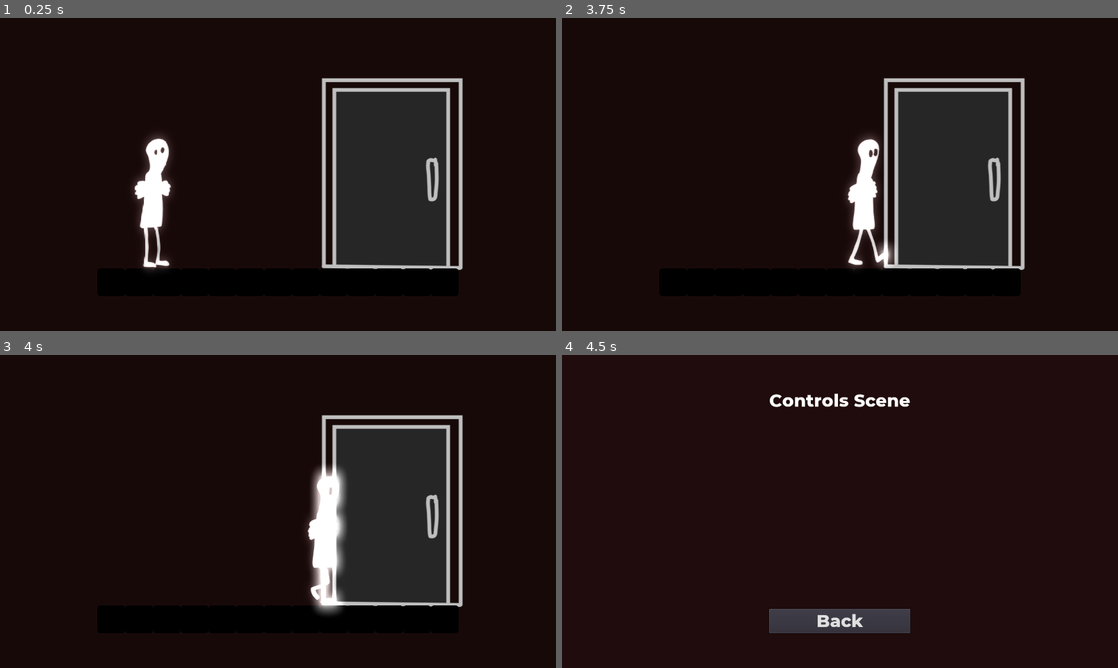
Above: before the commit, frames 1-4 (two rows, left to right).
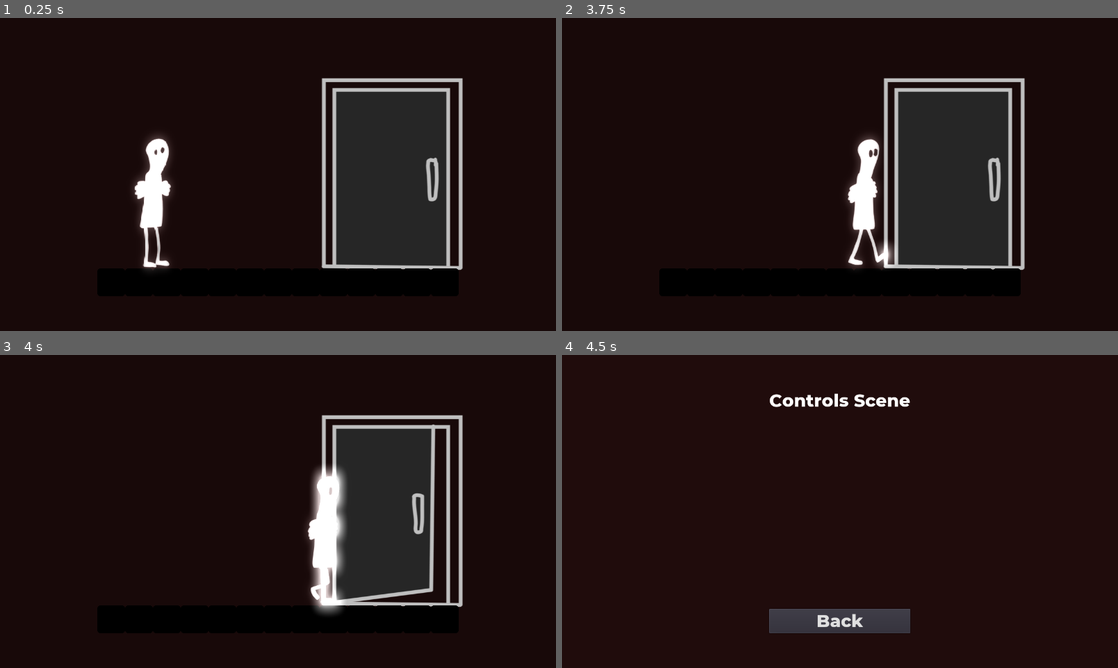
Above: after the commit, the same moments.

Repository: Hexadoon/phobia
Game: Godot game, scene res://character/World.tscn
Same seed, same stepped clock (60 frames per second), same inputs: the game is played once before the commit and once after it. This scene is started directly instead of the project's main scene. The engine's default icon, where the game draws it, is replaced by a stand-in: a white triangle on a blue panel in a dark square.
Inputs:
- Up to frame 1 (0.25 s): no input
- Up to frame 2 (3.75 s): tap Enter (ui_accept) at 0.5, 0.77, 1.52, 3.02 s; hold Right (ui_right) 0.53-2.03 s; hold Left (ui_left) 2.03-2.78 s; hold Right (ui_right) from 2.78 s (still down)
- Up to frame 3 (4 s): keep holding Right (ui_right); tap Enter (ui_accept) at 3.77 s
- Up to frame 4 (4.5 s): tap Escape (ui_cancel) at 4.15 s; release Right (ui_right) at 4.25 s; click "Controls" at 4.25 s

Frames 1-2 are identical in both runs. In frame 3, 2.3% of the frame differs, in the area x 60-81%, y 22-80%; in frame 4, nothing differs.

Commit message:
Made character its own reusable scene

Diff:
--- a/buttons/Controls Button.tscn
+++ b/buttons/Controls Button.tscn
@@ -1,6 +1,7 @@
 [gd_scene load_steps=2 format=2]
 
-[ext_resource path="res://buttons/Default Button.tscn" type="PackedScene" id=1]
+[ext_resource path="res://buttons/Default Button/Default Button.tscn" type="PackedScene" id=1]
+
 
 [node name="Controls Button" instance=ExtResource( 1 )]
 
--- a/buttons/Default Button.tscn
+++ b/buttons/Default Button/Default Button.tscn
@@ -1,7 +1,8 @@
 [gd_scene load_steps=4 format=2]
 
 [ext_resource path="res://fonts/Montserrat-ExtraBold.ttf" type="DynamicFontData" id=1]
-[ext_resource path="res://buttons/Default Button.gd" type="Script" id=2]
+[ext_resource path="res://buttons/Default Button/Default Button.gd" type="Script" id=2]
+
 
 [sub_resource type="DynamicFont" id=1]
 size = 38
--- a/buttons/Exit To Menu Button.tscn
+++ b/buttons/Exit To Menu Button.tscn
@@ -1,6 +1,7 @@
 [gd_scene load_steps=2 format=2]
 
-[ext_resource path="res://buttons/Default Button.tscn" type="PackedScene" id=1]
+[ext_resource path="res://buttons/Default Button/Default Button.tscn" type="PackedScene" id=1]
+
 
 [node name="Exit To Menu Button" instance=ExtResource( 1 )]
 
--- a/buttons/New Game Button.tscn
+++ b/buttons/New Game Button.tscn
@@ -1,6 +1,7 @@
 [gd_scene load_steps=2 format=2]
 
-[ext_resource path="res://buttons/Default Button.tscn" type="PackedScene" id=1]
+[ext_resource path="res://buttons/Default Button/Default Button.tscn" type="PackedScene" id=1]
+
 
 [node name="New Game Button" instance=ExtResource( 1 )]
 
--- a/buttons/Pause Screen Controls.tscn
+++ b/buttons/Pause Screen Controls.tscn
@@ -1,6 +1,7 @@
 [gd_scene load_steps=2 format=2]
 
-[ext_resource path="res://buttons/Default Button.tscn" type="PackedScene" id=1]
+[ext_resource path="res://buttons/Default Button/Default Button.tscn" type="PackedScene" id=1]
+
 
 [node name="Pause Screen Controls" instance=ExtResource( 1 )]
 margin_right = 992.0
--- a/buttons/Quit Button.tscn
+++ b/buttons/Quit Button.tscn
@@ -1,6 +1,7 @@
 [gd_scene load_steps=2 format=2]
 
-[ext_resource path="res://buttons/Default Button.tscn" type="PackedScene" id=1]
+[ext_resource path="res://buttons/Default Button/Default Button.tscn" type="PackedScene" id=1]
+
 
 [node name="Quit Button" instance=ExtResource( 1 )]
 
--- a/buttons/Resume Button.tscn
+++ b/buttons/Resume Button.tscn
@@ -1,6 +1,7 @@
 [gd_scene load_steps=2 format=2]
 
-[ext_resource path="res://buttons/Default Button.tscn" type="PackedScene" id=1]
+[ext_resource path="res://buttons/Default Button/Default Button.tscn" type="PackedScene" id=1]
+
 
 [node name="Resume Button" instance=ExtResource( 1 )]
 
--- a/character/Player.tscn
+++ b/character/Player.tscn
@@ -65,11 +65,6 @@
 
 [sub_resource type="SpriteFrames" id=2]
 animations = [ {
-"frames": [ ExtResource( 31 ), ExtResource( 32 ), ExtResource( 6 ) ],
-"loop": true,
-"name": "Crouch_Idle",
-"speed": 5.0
-}, {
 "frames": [ ExtResource( 30 ) ],
 "loop": true,
 "name": "Crouch_Transition",
@@ -124,6 +119,11 @@
 "loop": true,
 "name": "Pick_Up",
 "speed": 7.0
+}, {
+"frames": [ ExtResource( 31 ), ExtResource( 32 ), ExtResource( 6 ) ],
+"loop": true,
+"name": "Crouch_Idle",
+"speed": 5.0
 } ]
 
 [sub_resource type="RectangleShape2D" id=3]
--- a/character/World.tscn
+++ b/character/World.tscn
@@ -3,7 +3,7 @@
 [ext_resource path="res://character/Player.tscn" type="PackedScene" id=1]
 [ext_resource path="res://icon.png" type="Texture" id=2]
 [ext_resource path="res://pause_screen/Pause Screen.tscn" type="PackedScene" id=3]
-[ext_resource path="res://objects/Door.tscn" type="PackedScene" id=62]
+[ext_resource path="res://objects/Door/Door.tscn" type="PackedScene" id=62]
 
 [sub_resource type="RectangleShape2D" id=1]
 extents = Vector2( 32, 32 )
@@ -190,3 +190,5 @@
 
 [node name="Pause Screen" parent="CanvasLayer" instance=ExtResource( 3 )]
 visible = false
+[connection signal="area_entered" from="Door" to="Player" method="_on_Door_area_entered"]
+[connection signal="area_exited" from="Door" to="Player" method="_on_Door_area_exited"]
--- a/objects/Door.tscn
+++ b/objects/Door/Door.tscn
@@ -8,7 +8,8 @@
 [ext_resource path="res://objects/images/doors/phobia_door1_13.png" type="Texture" id=6]
 [ext_resource path="res://objects/images/doors/phobia_door1_9.png" type="Texture" id=7]
 [ext_resource path="res://objects/images/doors/phobia_door1_10.png" type="Texture" id=8]
-[ext_resource path="res://objects/Door.gd" type="Script" id=9]
+[ext_resource path="res://objects/Door/Door.gd" type="Script" id=9]
+
 
 [sub_resource type="SpriteFrames" id=1]
 animations = [ {
Renamed: buttons/Default Button.gd -> buttons/Default Button/Default Button.gd
Renamed: objects/Door.gd -> objects/Door/Door.gd
